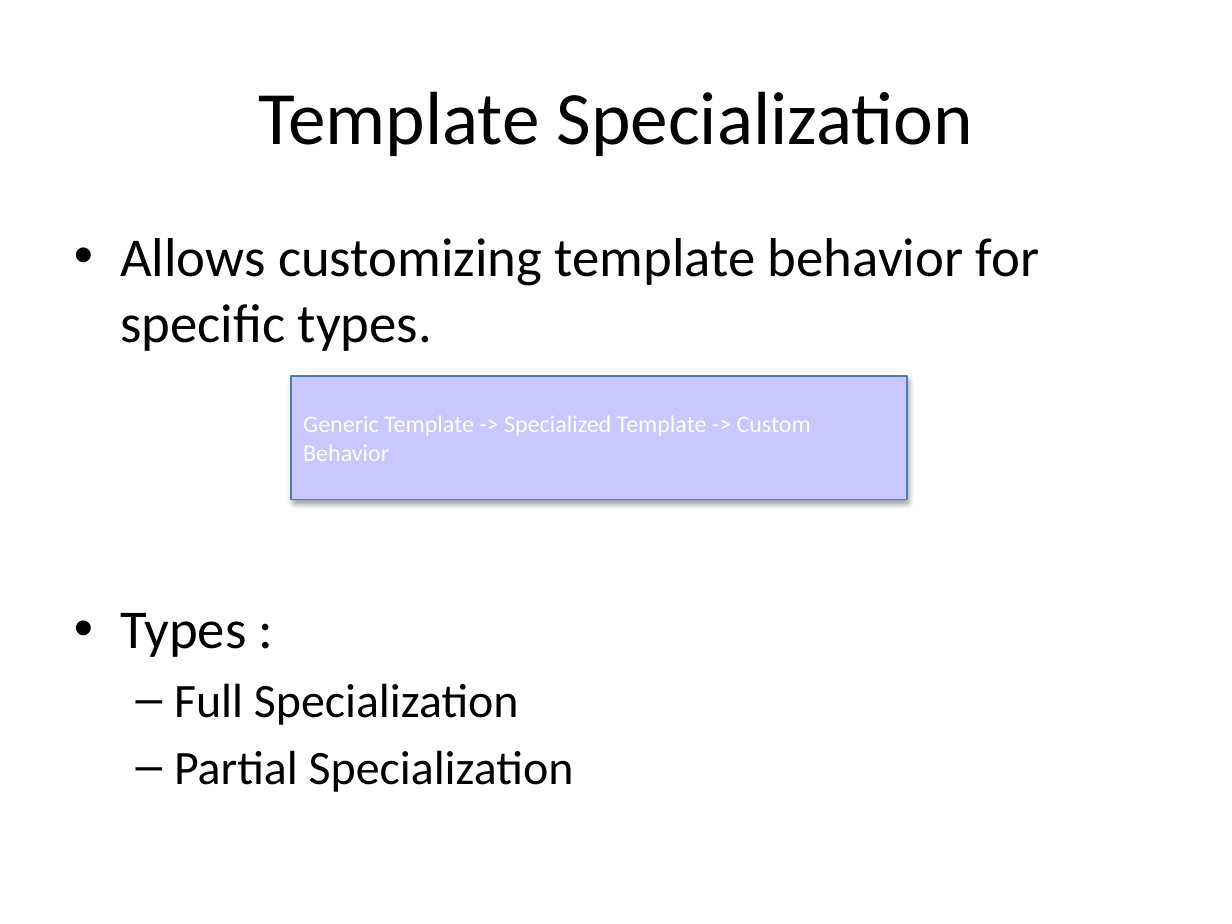
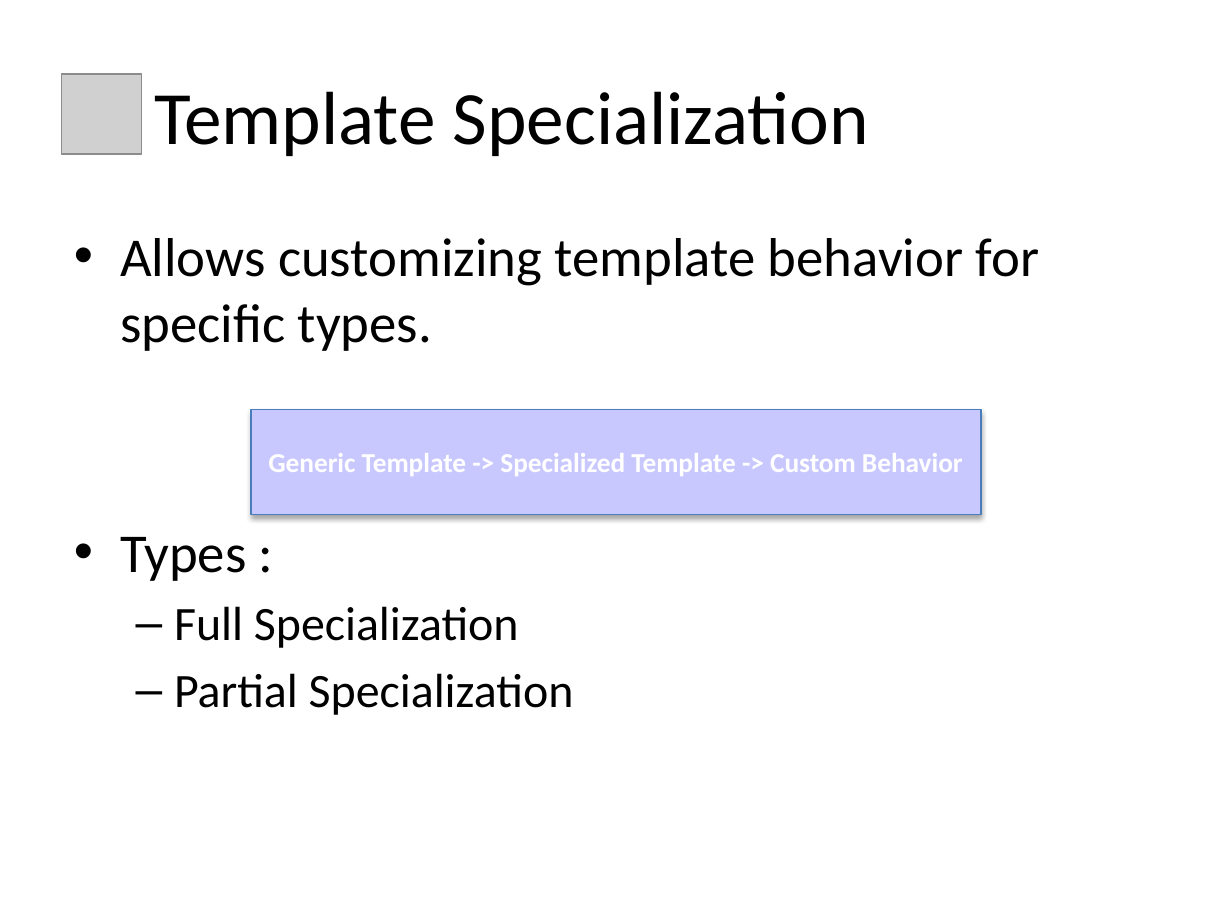
Before and after one commit to Ramjilal4You/CPP_Advanced, a slide deck: slide 8 of Templates/cpp_templates_with_diagrams.pptx. Drawn at 1232x924 pixels with LibreOffice and Linux fonts; fonts in the diff are those of the drawing; grey boxes stand for pictures; background and template pictures are left out. Boxes give left, top, right and bottom in pixels: in the first picture for what was removed or moved away, otherwise in the second. Text is boxed around its words. In the diff, an @@ line names an element or a change of style, - is before the commit and + after.

```diff
--- a/Templates/cpp_templates_with_diagrams.pptx
+++ b/Templates/cpp_templates_with_diagrams.pptx
@@ title "Template Specialization": place and size @@
-title "Template Specialization" at (258,91,973,156)
+title "Template Specialization" at (154,91,869,156)
@@ title "Template Specialization" at (154,91,869,156): alignment centre to left @@
@@ picture added at (62,74,142,154) @@
@@ text "Allows customizing template behavior for ..." rewrapped from (120,238,1039,792) to (120,238,1039,715) @@
@@ rectangle "Generic Template -> Specialized Template ...": place and size @@
-rectangle "Generic Template -> Specialized Template ..." at (291,376,907,499)
+rectangle "Generic Template -> Specialized Template ..." at (251,409,981,515)
@@ rectangle "Generic Template -> Specialized Template ..." at (251,409,981,515): size 14 to 16 pt, bold on; alignment left to centre @@
```
Also in this commit, not shown: 13 other slides changed, 2 slides removed, 40 other files.
